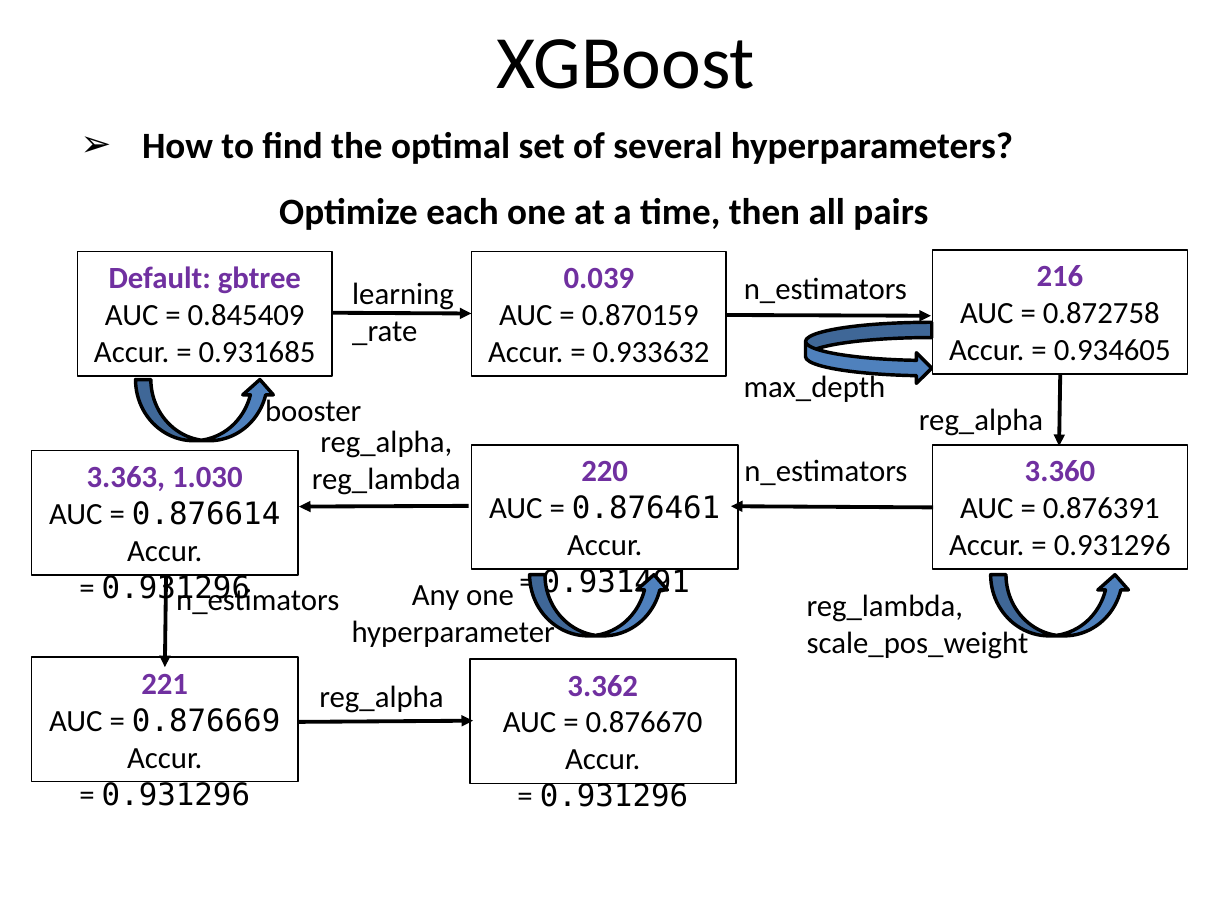
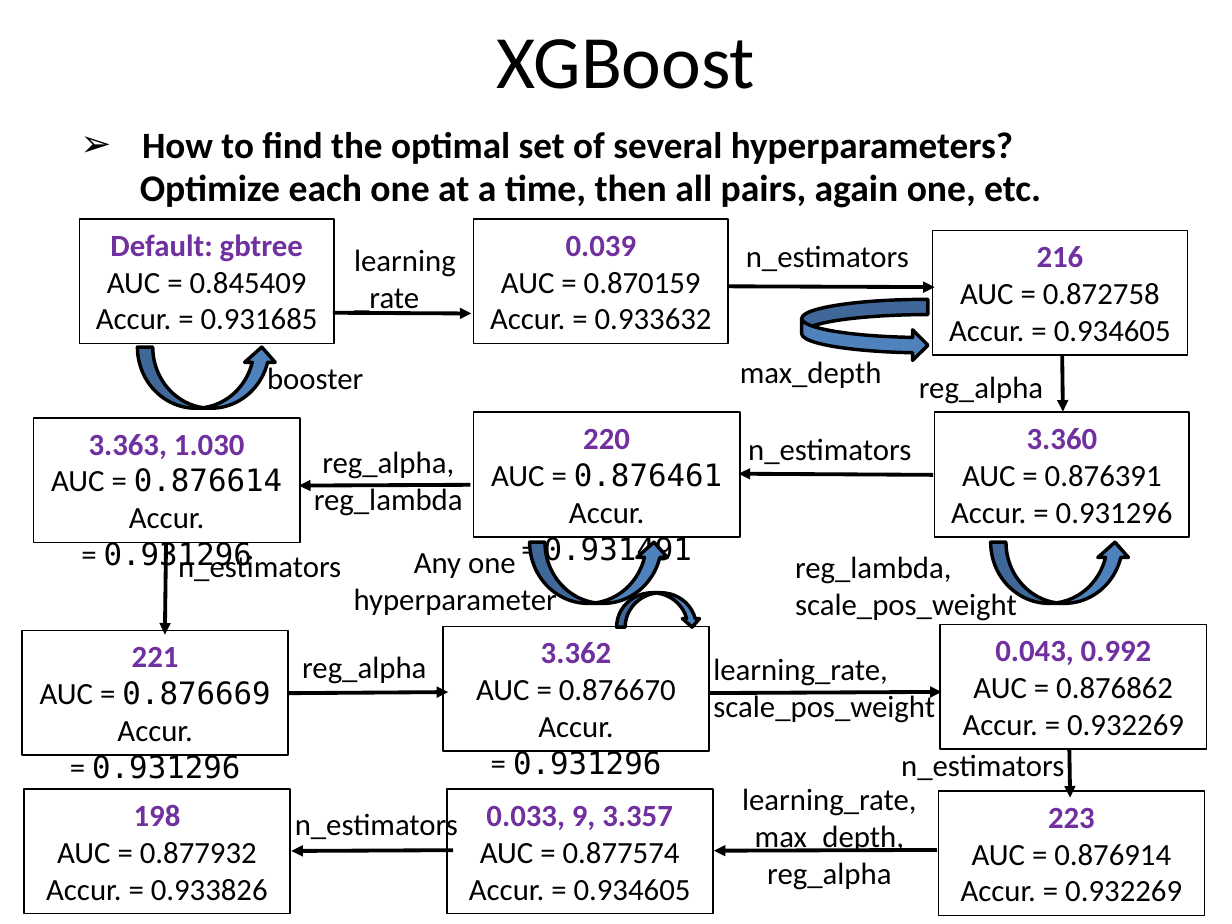
Before and after one commit to ysereda/Springboard, a slide deck: slide 7 of Capstone2_Customer_Churn.pptx. Drawn at 1232x924 pixels with LibreOffice and Linux fonts; fonts in the diff are those of the drawing. Boxes give left, top, right and bottom in pixels: in the first picture for what was removed or moved away, otherwise in the second. Text is boxed around its words. In the diff, an @@ line names an element or a change of style, - is before the commit and + after.

Commit message:
Add files via upload
XGBoost HP optimization 1-3 at a time

```diff
--- a/Capstone2_Customer_Churn.pptx
+++ b/Capstone2_Customer_Churn.pptx
@@ text at [140, 174, 1041, 208]: text changed; size 21.7 to 22 pt @@
-Optimize each one at a time, then all pairs
+Optimize each one at a time, then all pairs, again one, etc.
@@ rectangle "216": place and size @@
-rectangle "216" at [933, 250, 1188, 375]
+rectangle "216" at [933, 230, 1188, 355]
@@ arrow moved from (726, 315) - (931, 315) to (729, 286) - (935, 287) @@
@@ curved right arrow: place and size @@
-curved right arrow at [806, 323, 931, 384]
+curved right arrow at [802, 299, 928, 361]
@@ 4 rectangles, 3 texts, 1 curved up arrow: place and size @@
-4 rectangles, 3 texts, 1 curved up arrow at [78, 251, 1188, 614]
+4 rectangles, 3 texts, 1 curved up arrow at [79, 219, 1190, 581]
@@ text "max_depth" rewrapped from [744, 371, 886, 402] to [740, 361, 882, 388] @@
@@ arrow moved from (1061, 375) - (1060, 446) to (1062, 355) - (1063, 411) @@
@@ text "reg_alpha,": place and size @@
-text "reg_alpha," at [312, 430, 461, 495]
+text "reg_alpha," at [314, 451, 463, 516]
@@ text "n_estimators" rewrapped from [744, 459, 907, 485] to [748, 438, 911, 469] @@
@@ arrow moved from (933, 508) - (731, 506) to (933, 474) - (739, 474) @@
@@ arrow moved from (468, 506) - (299, 506) to (471, 485) - (299, 485) @@
@@ 3 texts, 2 curved up arrows, 1 rectangle, 1 arrow: place and size @@
-3 texts, 2 curved up arrows, 1 rectangle, 1 arrow at [32, 282, 1130, 667]
+3 texts, 2 curved up arrows, 1 rectangle, 1 arrow at [33, 249, 1130, 634]
@@ text "reg_lambda,": place and size @@
-text "reg_lambda," at [807, 594, 1029, 659]
+text "reg_lambda," at [795, 556, 1017, 621]
@@ curved down arrow added at [616, 593, 700, 627], fill #4F81BD, outline #000000 2 pt @@
@@ rectangle "3.362": place and size @@
-rectangle "3.362" at [469, 659, 736, 784]
+rectangle "3.362" at [444, 627, 710, 752]
@@ rectangle added at [940, 625, 1206, 749], outline #000000 1 pt, 18 pt, text #000000 @@
+0.043, 0.992
+AUC = 0.876862
+Accur. = 0.932269
@@ rectangle "221": place and size @@
-rectangle "221" at [32, 657, 298, 781]
+rectangle "221" at [22, 631, 288, 755]
@@ text "reg_alpha": place and size @@
-text "reg_alpha" at [319, 685, 443, 713]
+text "reg_alpha" at [302, 656, 426, 684]
@@ text added at [713, 658, 935, 723], 18 pt, text #000000 @@
+learning_rate, scale_pos_weight
@@ arrow moved from (298, 722) - (473, 721) to (288, 694) - (448, 692) @@
@@ arrow added from (710, 694) to (941, 692), #000000 2.25 pt @@
@@ arrow added from (1069, 749) to (1071, 797), #000000 2.25 pt @@
@@ text added at [901, 754, 1064, 780], 18 pt, text #000000 @@
+n_estimators
@@ rectangle added at [23, 790, 290, 914], outline #000000 1 pt, 18 pt, text #000000 @@
+198
+AUC = 0.877932
+Accur. = 0.933826
@@ rectangle added at [447, 790, 713, 914], outline #000000 1 pt, 18 pt, text #000000 @@
+0.033, 9, 3.357
+AUC = 0.877574
+Accur. = 0.934605
@@ text added at [742, 788, 917, 890], 18 pt, text #000000 @@
+learning_rate,
+max_depth,
+reg_alpha
@@ rectangle added at [939, 791, 1205, 915], outline #000000 1 pt, 18 pt, text #000000 @@
+223
+AUC = 0.876914
+Accur. = 0.932269
@@ text added at [295, 810, 458, 844], 18 pt, text #000000 @@
+n_estimators
@@ arrow added from (453, 850) to (292, 851), #000000 2.25 pt @@
@@ arrow added from (938, 850) to (715, 851), #000000 2.25 pt @@
```
